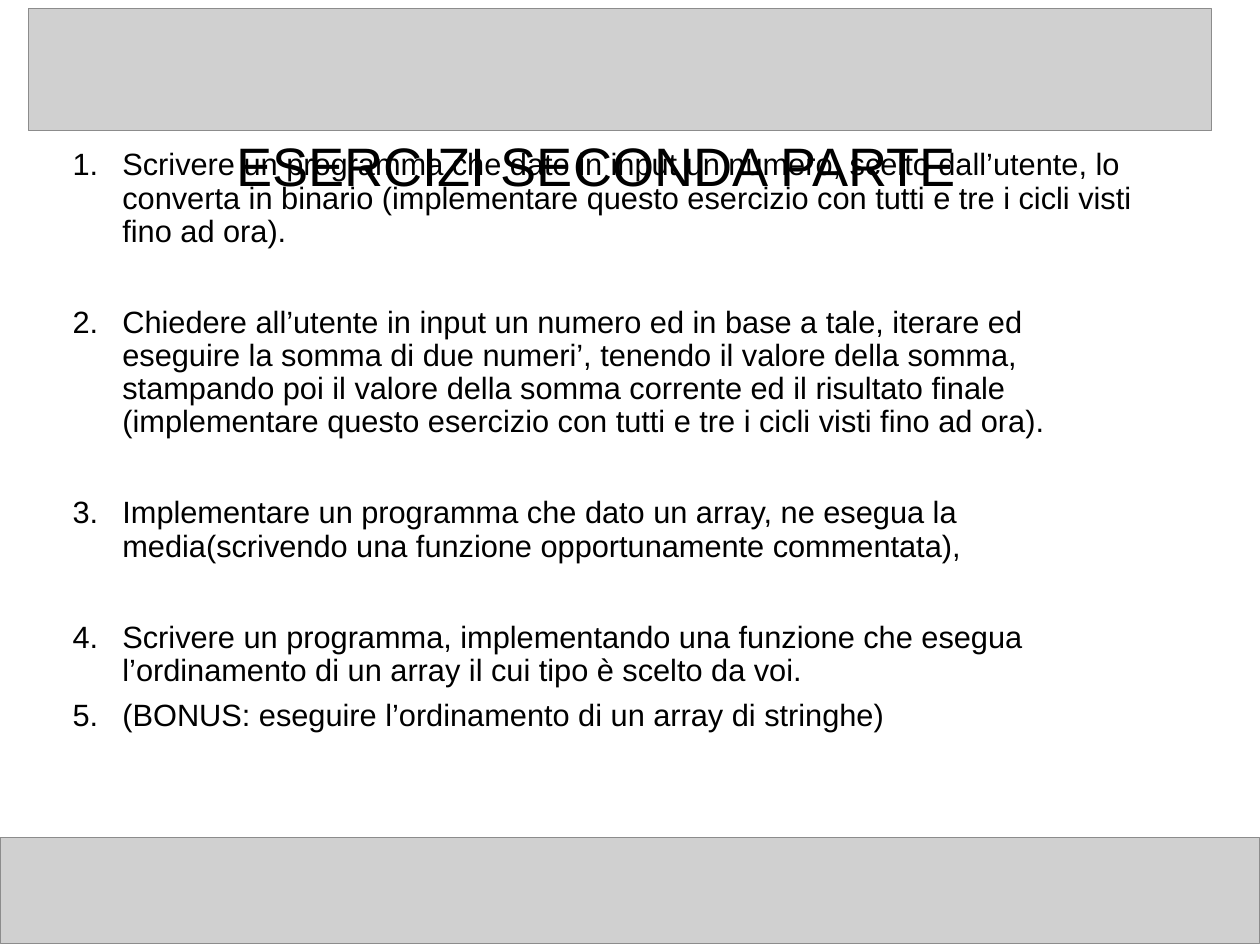
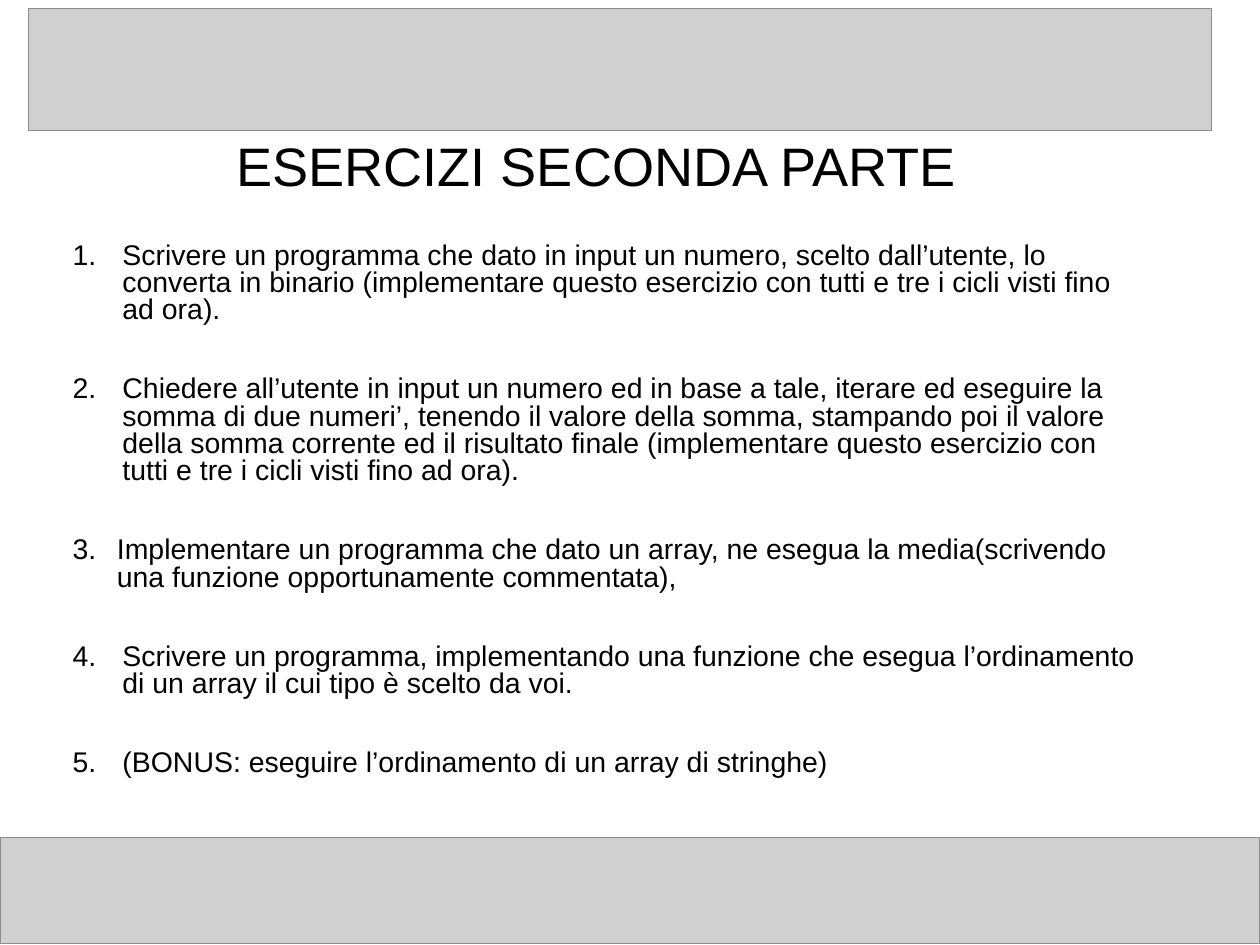
Before and after one commit to CiccioFra/JavaLab_Hassan-Marji, a slide deck: slide 8 of Slide_JavaLab/Esercizi riscaldamento.pptx. Drawn at 1260x945 pixels with LibreOffice and Linux fonts; fonts in the diff are those of the drawing; grey boxes stand for pictures. Boxes give left, top, right and bottom in pixels: in the first picture for what was removed or moved away, otherwise in the second. Text is boxed around its words. In the diff, an @@ line names an element or a change of style, - is before the commit and + after.

```diff
--- a/Slide_JavaLab/Esercizi riscaldamento.pptx
+++ b/Slide_JavaLab/Esercizi riscaldamento.pptx
@@ text "Scrivere un programma che dato ...": place and size @@
-text "Scrivere un programma che dato ..." at (122, 151, 1131, 732)
+text "Scrivere un programma che dato ..." at (117, 244, 1135, 778)
@@ text "Scrivere un programma che dato ..." at (117, 244, 1135, 778): size 25 to 23.1 pt; line spacing 0.9 to 0.8; indent changed @@
```
Also in this commit, not shown: 5 other files.
